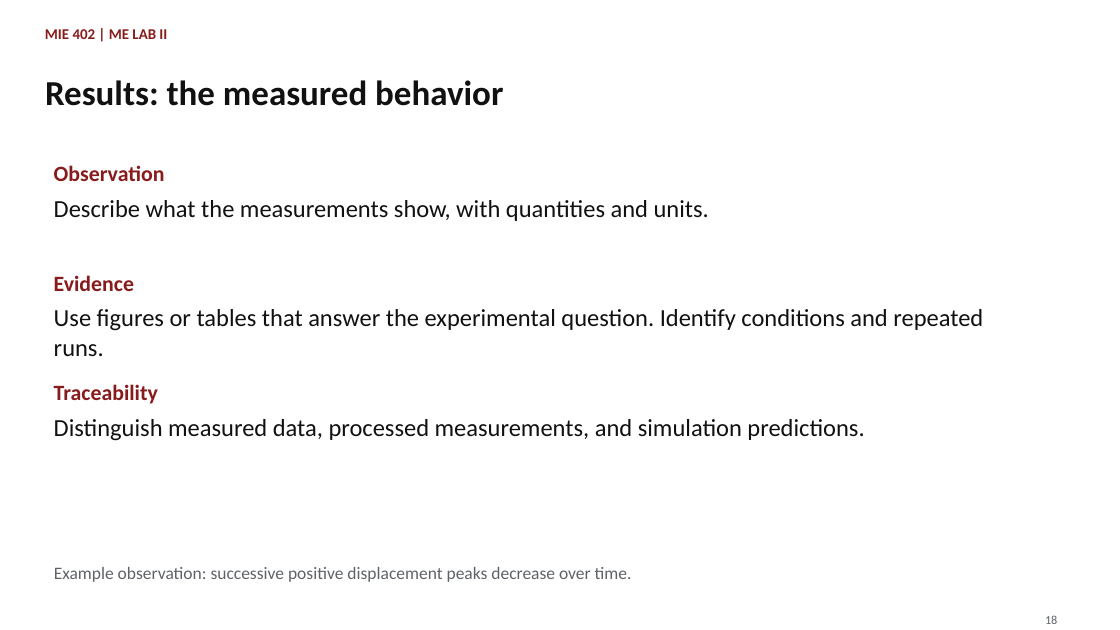
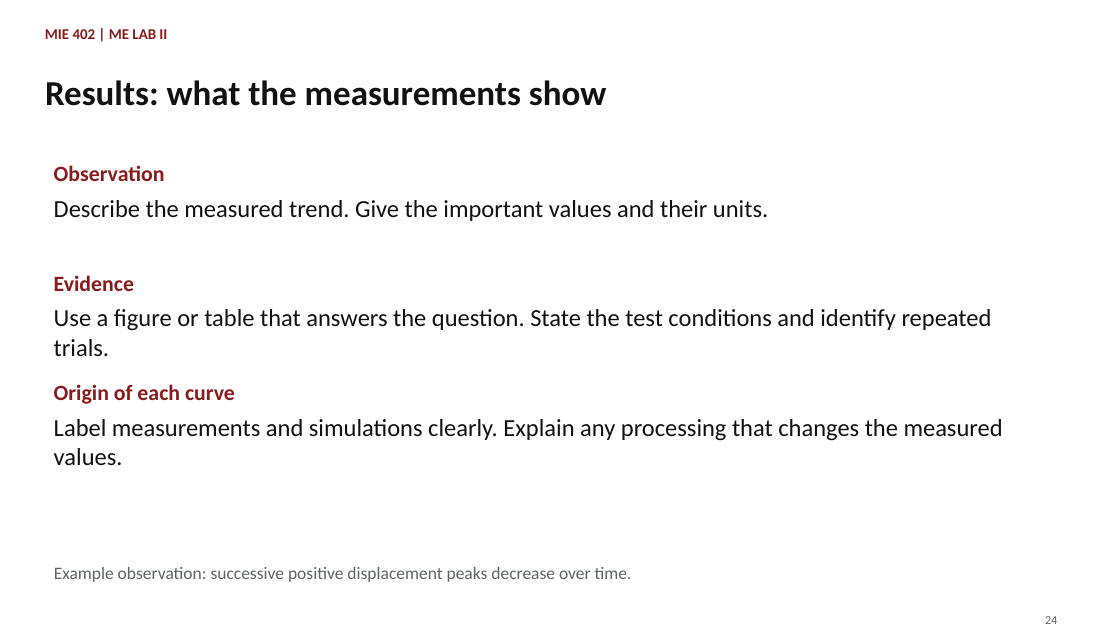
Before and after one commit to Ehsan-Roohi/MIE402-Lab, a slide deck: slide 24 of site/docs/MIE402_Lecture01_Report_Writing_Fall2026_v1.pptx (slide 18 before the commit). Drawn at 1120x630 pixels with LibreOffice and Linux fonts; fonts in the diff are those of the drawing. Boxes give left, top, right and bottom in pixels: in the first picture for what was removed or moved away, otherwise in the second. Text is boxed around its words. In the diff, an @@ line names an element or a change of style, - is before the commit and + after.

```diff
--- a/site/docs/MIE402_Lecture01_Report_Writing_Fall2026_v1.pptx
+++ b/site/docs/MIE402_Lecture01_Report_Writing_Fall2026_v1.pptx
@@ text at box(45, 80, 607, 106): text changed @@
-Results: the measured behavior
+Results: what the measurements show
@@ text at box(54, 200, 768, 221): text changed @@
-Describe what the measurements show, with quantities and units.
+Describe the measured trend. Give the important values and their units.
@@ text at box(54, 309, 992, 356): text changed @@
-Use figures or tables that answer the experimental question. Identify conditions and repeated runs.
+Use a figure or table that answers the question. State the test conditions and identify repeated trials.
@@ text at box(54, 384, 235, 404): text changed @@
-Traceability
+Origin of each curve
@@ text at box(54, 419, 1003, 465): text changed @@
-Distinguish measured data, processed measurements, and simulation predictions.
+Label measurements and simulations clearly. Explain any processing that changes the measured values.
@@ text at box(1045, 616, 1057, 624): text changed @@
-18
+24
```
Also in this commit, not shown: 16 other slides changed, 13 slides added, 7 slides removed, 12 other files.
